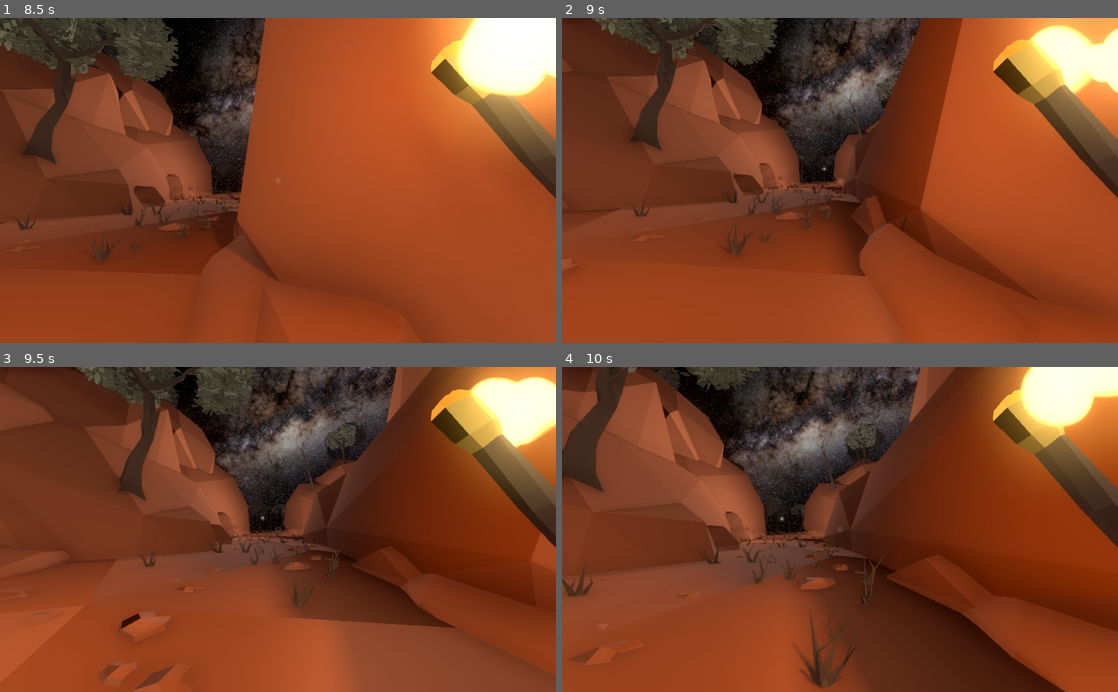
Above: before the commit, frames 1-4 (two rows, left to right).
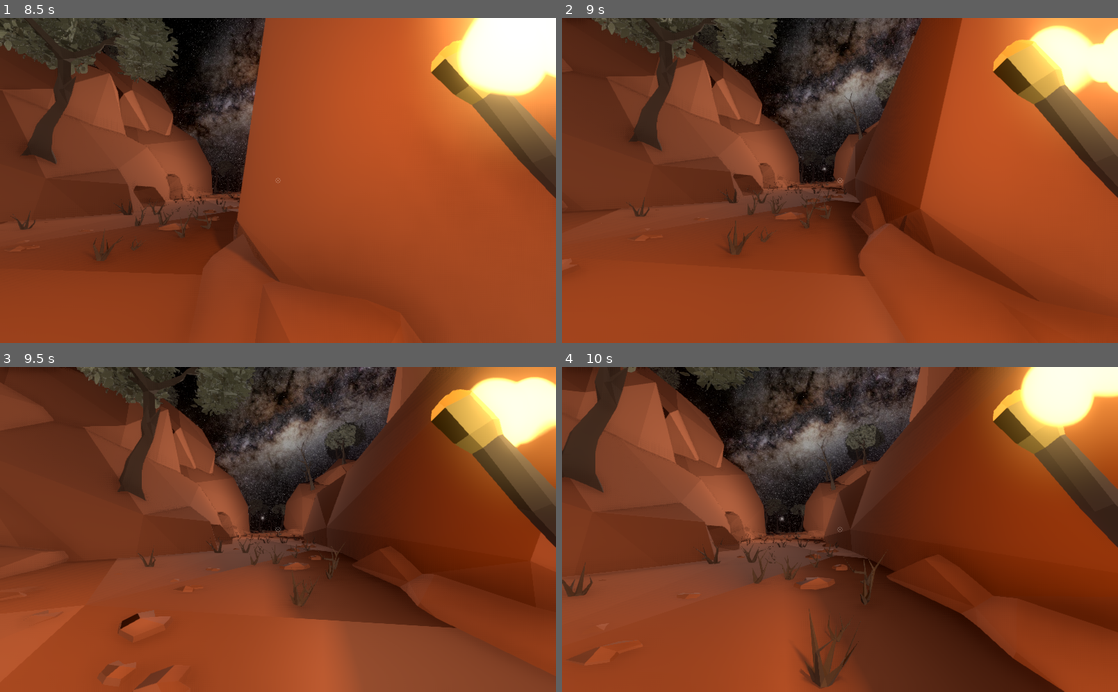
Above: after the commit, the same moments.

Repository: Anemony22/Creative-Jam-2021
Game: Godot game, scene res://scenes/levels/Valley.tscn
The game is run twice, just before and just after one commit, with the same random seed, the same clock (stepped at 60 frames per second) and the same inputs.
Inputs (mouse positions are in pixels of both pictures, inside the frame that each line leads up to):
- Up to frame 1 (8.5 s): tap Enter at 0.5 s; move the mouse to (305, 180) at 0.52 s; hold E (interact) 0.53-1.28 s; hold W (move_forward) 0.53-5.78 s; move the mouse to (250, 180) at 1.27 s; tap E (interact) every 1.5 s from 1.35 to 7.35 s; move the mouse to (289, 174) at 2.02 s; hold E (interact) 2.03-2.78 s; move the mouse to (272, 187) at 2.77 s; move the mouse to (316, 183) at 3.52 s; hold E (interact) 3.53-4.28 s; move the mouse to (233, 177) at 4.27 s; move the mouse to (283, 180) at 5.02 s; hold E (interact) 5.03-5.78 s; move the mouse to (255, 174) at 5.77 s; hold D (move_right) 5.78-6.53 s; move the mouse to (305, 180) at 6.52 s; hold E (interact) 6.53-7.28 s; hold W (move_forward) from 6.53 s (still down); move the mouse to (250, 180) at 7.27 s; move the mouse to (289, 174) at 8.02 s; hold E (interact) from 8.03 s (still down)
- Up to frame 2 (9 s): move the mouse to (834, 187) at 8.77 s; release W (move_forward) at 8.78 s; release E (interact) at 8.78 s; hold A (move_left) from 8.78 s (still down); tap E (interact) at 8.85 s
- Up to frame 3 (9.5 s): keep holding A (move_left)
- Up to frame 4 (10 s): move the mouse to (878, 532) at 9.52 s; release A (move_left) at 9.53 s; hold W (move_forward) from 9.53 s (still down); hold E (interact) from 9.53 s (still down)

Frame 1 is identical in both runs. In frame 2, 0.2% of the frame differs, in the area x 7-99%, y 0-80%; in frame 3, 0.2%; in frame 4, 0.2%, in the area x 0-91%, y 0-100%.

Commit message:
Interaction Animation

Diff:
--- a/scenes/entities/Player.gd
+++ b/scenes/entities/Player.gd
@@ -7,6 +7,8 @@
 var velocity = Vector3()
 
 onready var prev_angle = rotation.y
+
+onready var decal = preload("res://scenes/visuals/DecalArea.tscn")
 
 func get_input():
 	var input_dir = Vector3()
@@ -40,7 +42,8 @@
 
 				if collision.has_node("Interactable"):
 					var interactable = collision.get_node("Interactable")
-					print("Interacted with " + interactable.title)
+					if collision.get_filename() == decal.get_path():
+						collision.emit_signal("interacted")
 
 
 func _physics_process(delta):
@@ -73,7 +76,7 @@
 		if collision.has_node("Interactable"):
 			var interactable = collision.get_node("Interactable")
 
-			$HUD/RayCheck/HBoxContainer/Interact.text = "Interact with " + interactable.title
+			$HUD/RayCheck/HBoxContainer/Interact.text = interactable.hud_text
 			$HUD/RayCheck.visible = true
 		else:
 			$HUD/RayCheck.visible = false
--- a/scenes/entities/Player.tscn
+++ b/scenes/entities/Player.tscn
@@ -31,7 +31,8 @@
 [node name="RayCast" type="RayCast" parent="CameraPivot/Camera"]
 transform = Transform( 1, 0, 0, 0, 1, 0, 0, 0, 1, 0, -0.000563622, 0 )
 enabled = true
-cast_to = Vector3( 0, 0, -5 )
+cast_to = Vector3( 0, 0, -6 )
+collide_with_areas = true
 
 [node name="TorchPivot" type="Spatial" parent="."]
 transform = Transform( 1, 0, 0, 0, 1, 0, 0, 0, 1, 0, 0.485, 0 )
--- a/scenes/levels/Valley.tscn
+++ b/scenes/levels/Valley.tscn
@@ -55,8 +55,6 @@
 "speed": 5.0
 } ]
 
-[sub_resource type="BoxShape" id=8]
-
 [node name="Main" type="Node"]
 script = ExtResource( 2 )
 
@@ -692,10 +690,7 @@
 valid_nodes_paths = [ NodePath("../ValleyBase/Ext/boulder_rock6") ]
 frames = SubResource( 7 )
 
-[node name="StaticBody" type="StaticBody" parent="Animated_Decal"]
-
-[node name="CollisionShape" type="CollisionShape" parent="Animated_Decal/StaticBody"]
-shape = SubResource( 8 )
-
-[node name="Interactable" parent="Animated_Decal/StaticBody" instance=ExtResource( 31 )]
-title = "Play Animation"
+[node name="Interactable" parent="Animated_Decal/Decal" index="1" instance=ExtResource( 31 )]
+hud_text = "Wall Painting"
+
+[editable path="Animated_Decal"]
--- a/scenes/objects/interactables/Interactable.gd
+++ b/scenes/objects/interactables/Interactable.gd
@@ -1,6 +1,6 @@
 extends Node
 
-export(String) var title
+export(String) var hud_text
 export(String, MULTILINE) var description
 
 export(Texture) var image
--- a/scenes/visuals/AnimatedDecal.gd
+++ b/scenes/visuals/AnimatedDecal.gd
@@ -57,3 +57,10 @@
 
 func play():
 	sprite_animator.play(animation_name)
+
+
+func _on_Decal_interacted():
+	if sprite_animator.playing:
+		stop()
+	else:
+		play()
--- a/scenes/visuals/Animated_Decal.tscn
+++ b/scenes/visuals/Animated_Decal.tscn
@@ -25,4 +25,5 @@
 [node name="Decal" parent="." instance=ExtResource( 2 )]
 
 [connection signal="frame_changed" from="AnimatedSprite" to="." method="_on_AnimatedSprite_frame_changed"]
+[connection signal="interacted" from="Decal" to="." method="_on_Decal_interacted"]
 [connection signal="mesh_ready" from="Decal" to="." method="_on_Decal_mesh_ready"]
--- a/scenes/visuals/DecalArea.gd
+++ b/scenes/visuals/DecalArea.gd
@@ -12,6 +12,7 @@
 export(Texture) var decal_texture
 
 signal mesh_ready
+signal interacted
 
 var time_out = 0
 var decal_shader = preload("decal_shader.shader")
Not shown: 1 places in scenes/levels/Valley.tscn that only renumber resources
